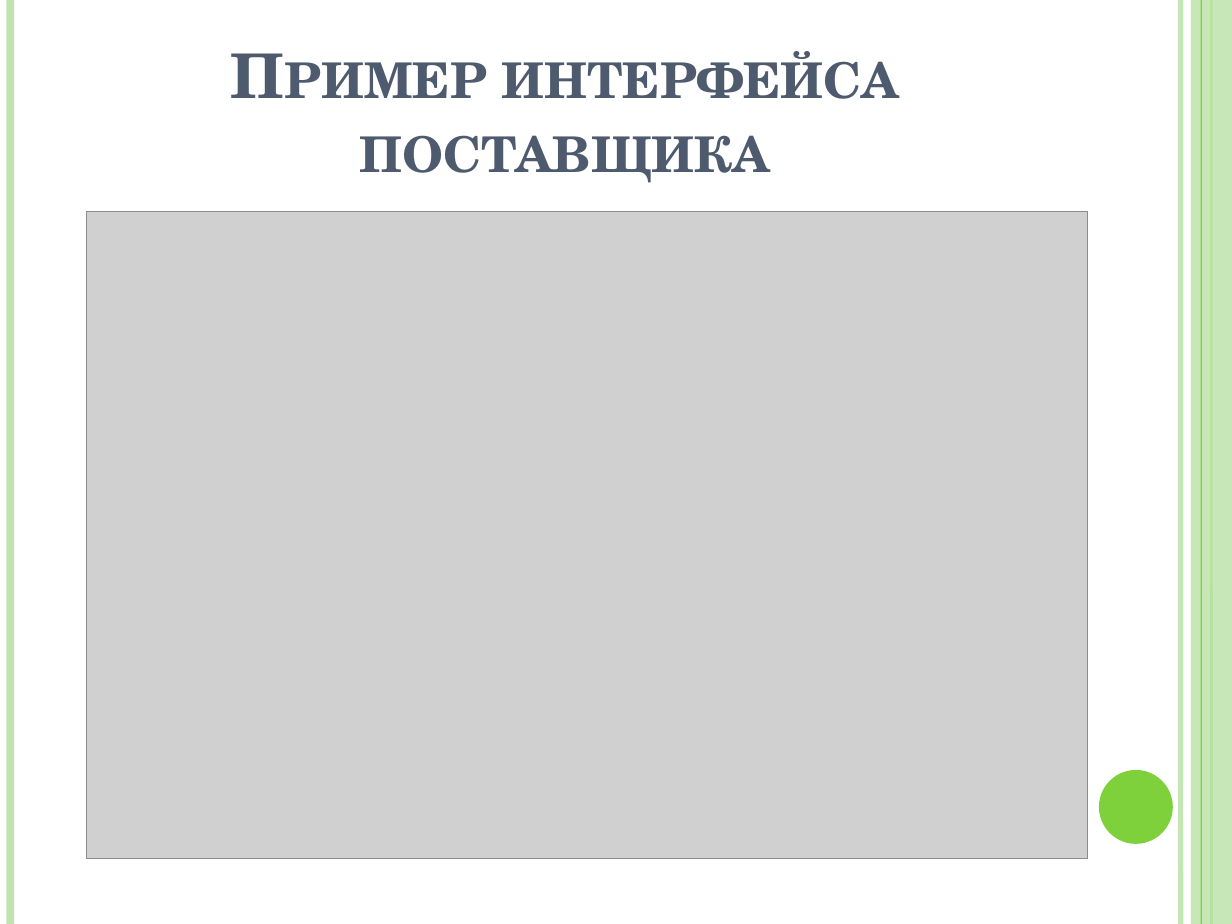
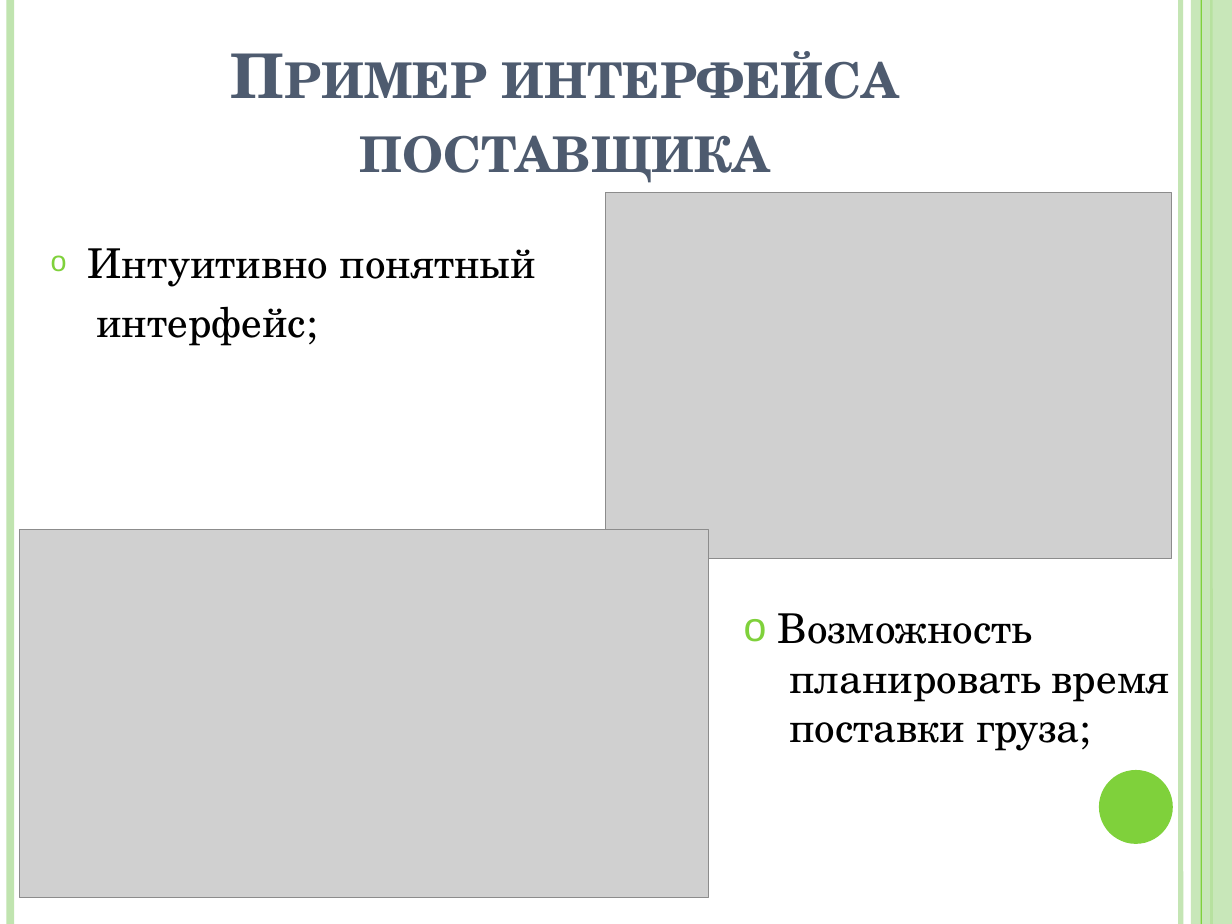
Before and after one commit to anarch-ist/view_transport, a slide deck: slide 15 of TMS/trunk/documents/презентация для конференции.pptx. Drawn at 1232x924 pixels with LibreOffice and Linux fonts; fonts in the diff are those of the drawing; grey boxes stand for pictures. Boxes give left, top, right and bottom in pixels: in the first picture for what was removed or moved away, otherwise in the second. Text is boxed around its words. In the diff, an @@ line names an element or a change of style, - is before the commit and + after.

```diff
--- a/TMS/trunk/documents/презентация для конференции.pptx
+++ b/TMS/trunk/documents/презентация для конференции.pptx
@@ picture: place and size @@
-picture at bbox=[86, 212, 1088, 859]
+picture at bbox=[605, 192, 1172, 558]
@@ text added at bbox=[88, 248, 537, 346], 24 pt, text #000000 @@
+o Интуитивно понятный
+интерфейс;
@@ picture added at bbox=[20, 530, 708, 898] @@
@@ text added at bbox=[778, 613, 1170, 751], 24 pt, text #000000 @@
+o Возможность
+планировать время
+поставки груза;
```
Also in this commit, not shown: 1 other slide changed, 1 slide added.
